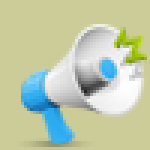
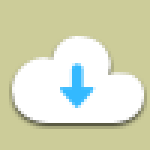
Layers edited between the first and the second 150×150 image:
added group "云下载 副本" with 3 layers above "云下载" over [left=12, top=36, right=144, bottom=123]
added layer "形状 23" (1st of 2, in "云下载 副本") in group "云下载 副本" over [left=60, top=87, right=96, bottom=108]
added layer "形状 22" (1st of 2, in "云下载 副本") in group "云下载 副本" over [left=69, top=63, right=84, bottom=93]
added layer "形状 21" (1st of 2, in "云下载 副本") in group "云下载 副本" over [left=12, top=36, right=144, bottom=123]
renamed "Group 18 副本" to "news 副本", hid the group it (2 layers) over [left=9, top=24, right=147, bottom=150]
